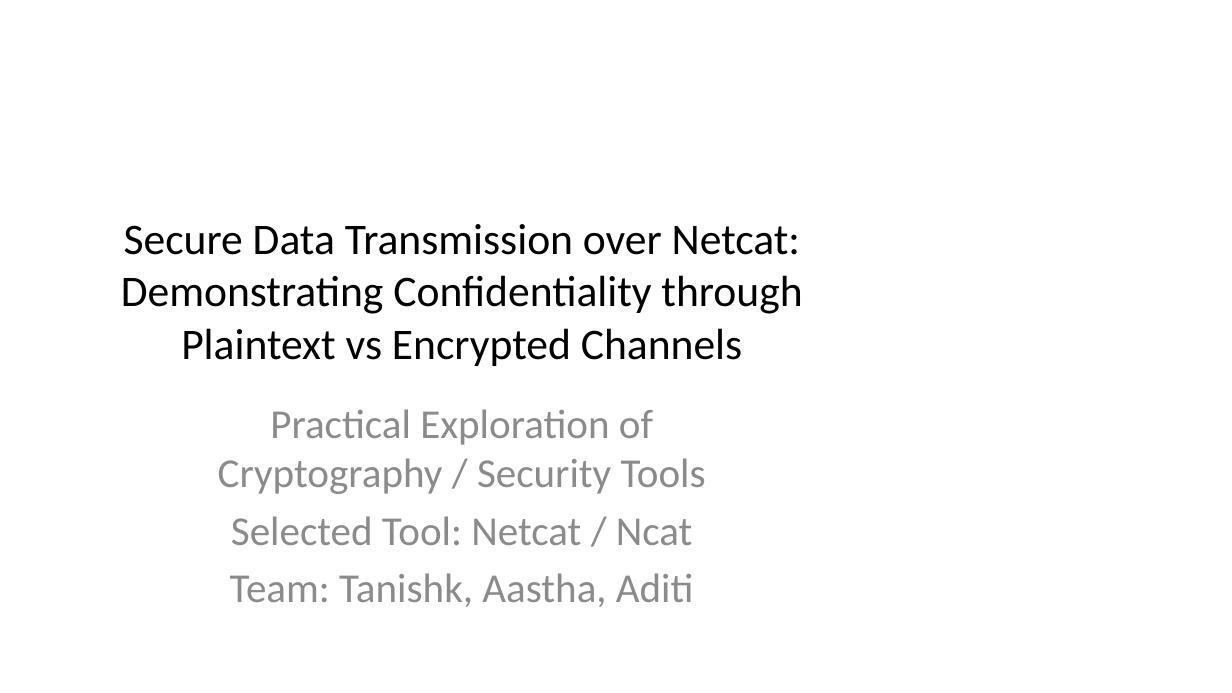
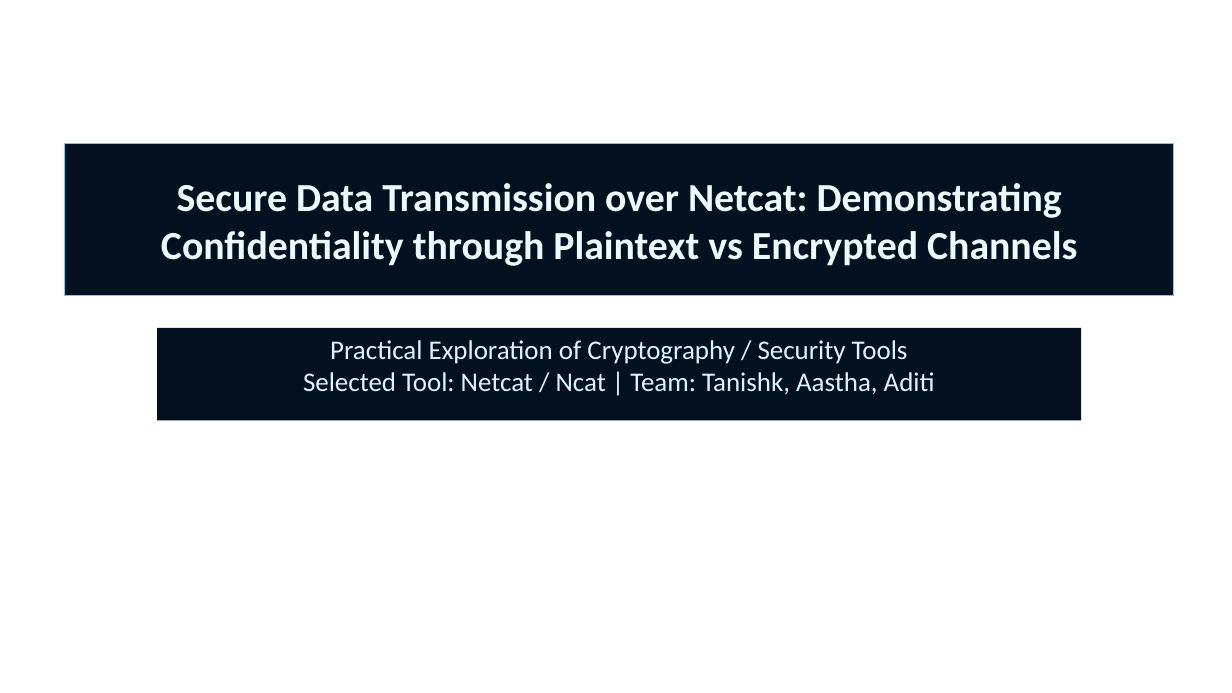
Before and after one commit to aastha2208/campussync-mobile, a slide deck: slide 1 of netcat_aat_project/Secure_Data_Transmission_over_Netcat_Presentation.pptx. Drawn at 1232x693 pixels with LibreOffice and Linux fonts; fonts in the diff are those of the drawing; background and template pictures are left out. Boxes give left, top, right and bottom in pixels: in the first picture for what was removed or moved away, otherwise in the second. Text is boxed around its words. In the diff, an @@ line names an element or a change of style, - is before the commit and + after.

```diff
--- a/netcat_aat_project/Secure_Data_Transmission_over_Netcat_Presentation.pptx
+++ b/netcat_aat_project/Secure_Data_Transmission_over_Netcat_Presentation.pptx
@@ rectangle "Secure Data Transmission over Netcat: ...": place and size @@
-rectangle "Secure Data Transmission over Netcat: ..." at (121,224,802,366)
+rectangle "Secure Data Transmission over Netcat: ..." at (65,143,1174,296)
@@ rectangle "Secure Data Transmission over Netcat: ..." at (65,143,1174,296): size 34 to 31 pt, text colour #000000 to #ECFAFF, bold on; fill none to #03101F; outline none to #57D7FF 0.75 pt @@
@@ rectangle "Practical Exploration of Cryptography / ...": place and size @@
-rectangle "Practical Exploration of Cryptography / ..." at (218,409,706,607)
+rectangle "Practical Exploration of Cryptography / ..." at (157,328,1081,421)
@@ rectangle "Practical Exploration of Cryptography / ..." at (157,328,1081,421): fill none to #03101F @@
@@ text in rectangle at (303,340,935,395): text changed; size 32 to 21 pt; text colour #8C8C8C to #DCF4FF @@
-Practical Exploration of Cryptography / Security Tools
-Selected Tool: Netcat / Ncat
-Team: Tanishk, Aastha, Aditi
+Practical Exploration of Cryptography / Security Tools
+Selected Tool: Netcat / Ncat | Team: Tanishk, Aastha, Aditi
```
Also in this commit, not shown: 7 other slides changed, 17 slides added, 8 slides removed, 7 other files.
